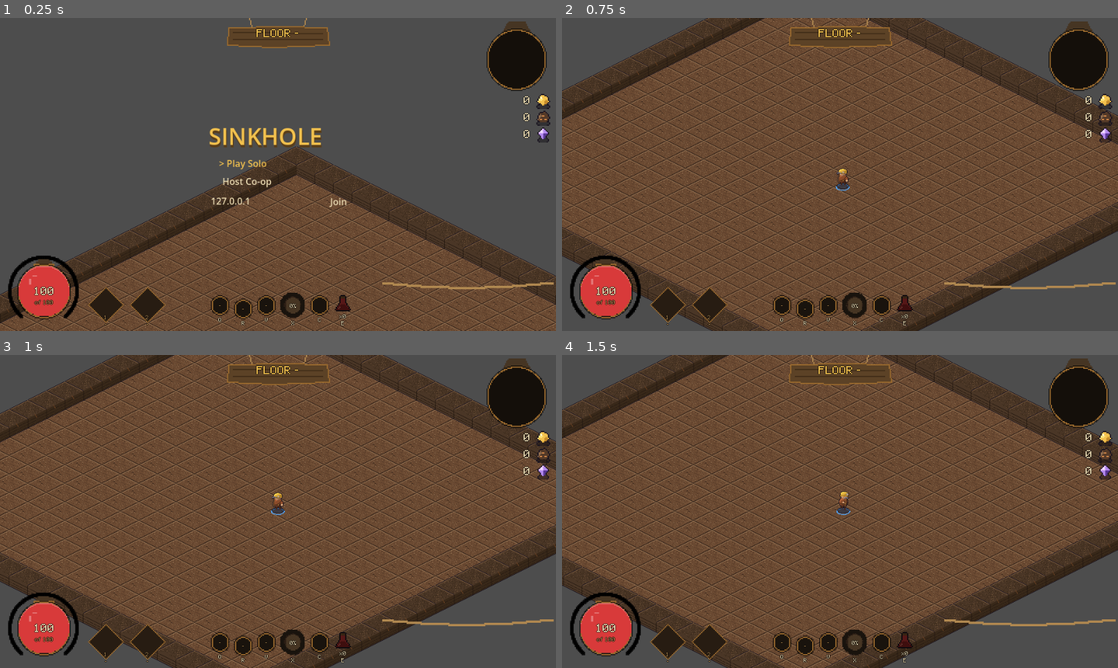
Above: before the commit, frames 1-4 (two rows, left to right).
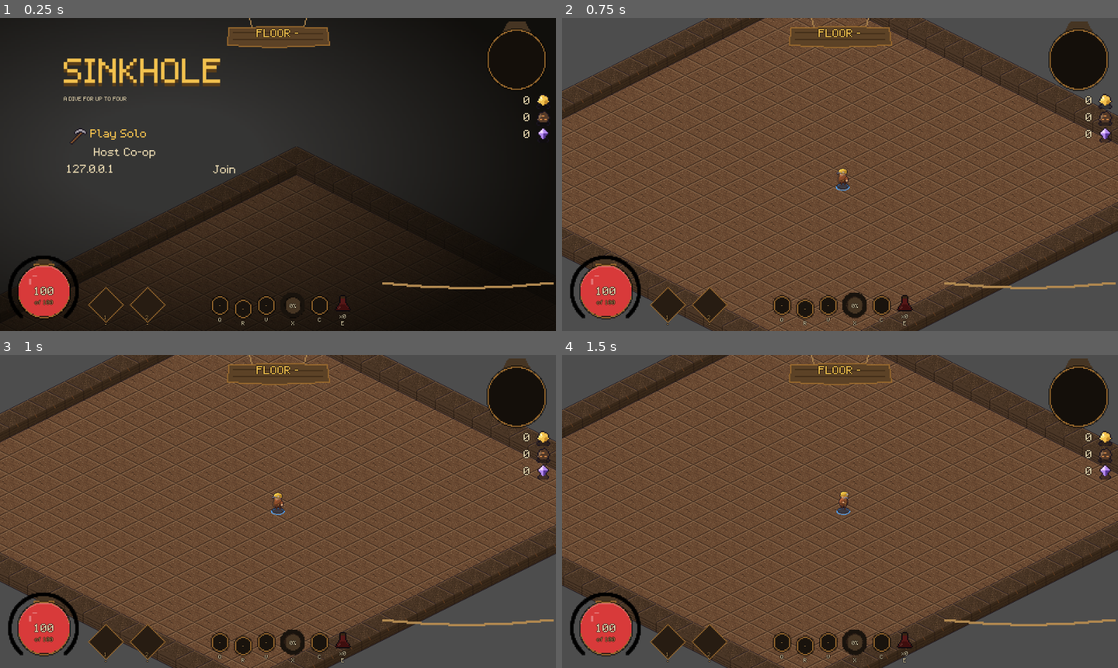
Above: after the commit, the same moments.

Repository: dsdocai-ops/terra-project
Game: Godot game, scene res://scenes/main/main.tscn
Same seed, same stepped clock (60 frames per second), same inputs: the game is played once before the commit and once after it.
Inputs (mouse positions are in pixels of both pictures, inside the frame that each line leads up to):
- Up to frame 1 (0.25 s): no input
- Up to frame 2 (0.75 s): click "> Play Solo" (after the commit: "Play Solo") at 0.5 s
- Up to frame 3 (1 s): no input
- Up to frame 4 (1.5 s): tap Enter (ui_accept) at 1.25 s; move the mouse to (962, 495) at 1.27 s; hold D (move_right) from 1.28 s (still down); tap Q (ability_1) at 1.35 s; click (962, 495) at 1.42 s

The runs differ from the first frame. In frame 1, 90% of the frame differs, in the area x 0-100%, y 0-100%; in frame 2, nothing differs; in frame 3, nothing differs; in frame 4, nothing differs.

Commit message:
fix(ui-hud): give the main menu the project theme and the mockup's look
The menu sat outside the HUD, so it never received assets/ui/theme.tres and drew
in Godot's default smooth font. It now takes the theme (pixel font), left-aligned
carved text with the pickaxe pointer, a tagline and a radial vignette, and the
capture tool saves it as menu.png.

Co-Authored-By: Claude Sonnet 5.5 <noreply@anthropic.com>

Diff:
--- a/scenes/main/placeholder_menu.gd
+++ b/scenes/main/placeholder_menu.gd
@@ -1,18 +1,21 @@
 class_name PlaceholderMenu
 extends Control
 ## The main menu: Play Solo, Host, and Join with an IP field, drawn as carved
-## gold-and-parchment text on a gentle curve instead of boxed buttons.
-## Owned by foundation (look: ui-hud, Dev B). Sync: none.
-## Codex and Settings join the list in weeks 11 and 12.
+## gold-and-parchment text with a pickaxe pointing at the highlighted line, over a
+## dark vignette, in the UI pixel font. Owned by foundation (look: ui-hud, Dev B).
+## Sync: none. Codex and Settings join the list in weeks 11 and 12.
 
 signal solo_pressed()
 signal host_pressed()
 signal join_pressed(ip: String)
 
+const THEME_PATH := "res://assets/ui/theme.tres"
 const PARCHMENT := Color(0.910, 0.847, 0.690)
 const GOLD := Color(0.949, 0.757, 0.306)
-const TITLE_SIZE: int = 40
+const BRONZE_SHADOW := Color(0.35, 0.24, 0.1)
+const TITLE_SIZE: int = 48
 const ITEM_SIZE: int = 16
+const POINTER_SCALE: int = 2
 ## Left indent per row so the list bows out like the pit wall.
 const INDENTS: Array[int] = [0, 10, 16, 18]
 
@@ -22,11 +25,18 @@
 @onready var host_button: Button = %Host
 @onready var join_button: Button = %Join
 
+var _pointer: Texture2D
+
 
 func _ready() -> void:
+	# The menu lives outside the HUD, so it takes the project theme (and with it
+	# the pixel font) itself instead of falling back to Godot's default font.
+	theme = load(THEME_PATH) as Theme
 	solo_button.pressed.connect(func() -> void: solo_pressed.emit())
 	host_button.pressed.connect(func() -> void: host_pressed.emit())
 	join_button.pressed.connect(func() -> void: join_pressed.emit(ip_field.text.strip_edges()))
+	_pointer = _make_pointer()
+	_add_backdrop()
 	_style()
 	solo_button.grab_focus()
 
@@ -35,52 +45,111 @@
 	status_label.text = text
 
 
+## The pickaxe pointer at 2x, so its pixels match the 2px UI grid.
+func _make_pointer() -> Texture2D:
+	var source: Texture2D = UiPalette.icon("pointer")
+	if source == null:
+		return null
+	var image: Image = source.get_image()
+	image.resize(image.get_width() * POINTER_SCALE, image.get_height() * POINTER_SCALE, Image.INTERPOLATE_NEAREST)
+	return ImageTexture.create_from_image(image)
+
+
+## A radial darkening behind the text, so the title reads over any floor.
+func _add_backdrop() -> void:
+	var gradient := Gradient.new()
+	gradient.colors = PackedColorArray([Color(0.04, 0.03, 0.02, 0.35), Color(0.04, 0.03, 0.02, 0.9)])
+	gradient.offsets = PackedFloat32Array([0.25, 1.0])
+	var texture := GradientTexture2D.new()
+	texture.gradient = gradient
+	texture.fill = GradientTexture2D.FILL_RADIAL
+	texture.fill_from = Vector2(0.3, 0.45)
+	texture.fill_to = Vector2(1.0, 0.45)
+	texture.width = 256
+	texture.height = 144
+	var backdrop := TextureRect.new()
+	backdrop.texture = texture
+	backdrop.stretch_mode = TextureRect.STRETCH_SCALE
+	backdrop.mouse_filter = Control.MOUSE_FILTER_IGNORE
+	backdrop.set_anchors_and_offsets_preset(Control.PRESET_FULL_RECT)
+	add_child(backdrop)
+	move_child(backdrop, 0)
+
+
 func _style() -> void:
+	var margin := $Center as MarginContainer
+	margin.mouse_filter = Control.MOUSE_FILTER_IGNORE
 	var panel := $Center/Panel as PanelContainer
 	panel.add_theme_stylebox_override("panel", StyleBoxEmpty.new())
+	panel.size_flags_horizontal = Control.SIZE_SHRINK_BEGIN
+	panel.size_flags_vertical = Control.SIZE_SHRINK_BEGIN
+	var rows := $Center/Panel/Rows as VBoxContainer
+	rows.add_theme_constant_override("separation", 6)
 	var title := $Center/Panel/Rows/Title as Label
 	title.text = "SINKHOLE"
 	title.horizontal_alignment = HORIZONTAL_ALIGNMENT_LEFT
 	title.add_theme_font_size_override("font_size", TITLE_SIZE)
 	title.add_theme_color_override("font_color", GOLD)
-	title.add_theme_color_override("font_shadow_color", Color(0.35, 0.24, 0.1))
-	title.add_theme_constant_override("shadow_offset_y", 4)
-	title.rotation = deg_to_rad(-2.0)
-	title.pivot_offset = Vector2(0, 20)
+	title.add_theme_color_override("font_shadow_color", BRONZE_SHADOW)
+	title.add_theme_constant_override("shadow_offset_y", 6)
+	title.add_theme_constant_override("shadow_offset_x", 0)
+	var tagline := Label.new()
+	tagline.text = "A DIVE FOR UP TO FOUR"
+	tagline.add_theme_color_override("font_color", PARCHMENT)
+	tagline.add_theme_constant_override("line_spacing", 0)
+	rows.add_child(tagline)
+	rows.move_child(tagline, title.get_index() + 1)
+	var spacer := Control.new()
+	spacer.custom_minimum_size = Vector2(0, 28)
+	rows.add_child(spacer)
+	rows.move_child(spacer, tagline.get_index() + 1)
 	var buttons: Array[Button] = [solo_button, host_button, join_button]
 	for index: int in buttons.size():
 		_carve(buttons[index], INDENTS[index + 1])
 	status_label.add_theme_color_override("font_color", Color(0.85, 0.35, 0.3))
+	status_label.horizontal_alignment = HORIZONTAL_ALIGNMENT_LEFT
 	ip_field.flat = true
 	ip_field.add_theme_color_override("font_color", PARCHMENT)
-	ip_field.add_theme_font_size_override("font_size", 16)
+	ip_field.add_theme_font_size_override("font_size", ITEM_SIZE)
 	ip_field.add_theme_stylebox_override("normal", _underline())
 	ip_field.add_theme_stylebox_override("focus", _underline(GOLD))
+	ip_field.custom_minimum_size = Vector2(200, 0)
 
 
-## Turns a Button into carved text: no box, left aligned, gold when highlighted.
+## Turns a Button into carved text: no box, left aligned, gold when highlighted,
+## with the pickaxe pointer in the gutter on the highlighted line.
 func _carve(button: Button, indent: int) -> void:
 	var empty := StyleBoxEmpty.new()
-	empty.content_margin_left = float(indent) + 8.0
+	empty.content_margin_left = float(indent) + 36.0
 	for state: String in ["normal", "hover", "pressed", "focus", "disabled"]:
 		button.add_theme_stylebox_override(state, empty)
 	button.alignment = HORIZONTAL_ALIGNMENT_LEFT
+	button.icon_alignment = HORIZONTAL_ALIGNMENT_LEFT
+	button.add_theme_constant_override("h_separation", 6)
 	button.add_theme_font_size_override("font_size", ITEM_SIZE)
 	button.add_theme_color_override("font_color", PARCHMENT)
 	button.add_theme_color_override("font_hover_color", GOLD)
 	button.add_theme_color_override("font_focus_color", GOLD)
 	button.add_theme_color_override("font_pressed_color", GOLD)
-	button.focus_entered.connect(_on_focus.bind(button))
-	button.focus_exited.connect(_on_unfocus.bind(button))
+	button.add_theme_color_override("icon_normal_color", Color.WHITE)
+	button.focus_entered.connect(_on_focus.bind(button, indent))
+	button.focus_exited.connect(_on_unfocus.bind(button, indent))
 	button.mouse_entered.connect(button.grab_focus)
 
 
-func _on_focus(button: Button) -> void:
-	button.text = "> " + button.text.trim_prefix("> ")
+## The pointer is the button's icon while it is focused; its margin shrinks by the
+## icon's width so the text does not shift.
+func _on_focus(button: Button, indent: int) -> void:
+	button.icon = _pointer
+	var margin: float = maxf(float(indent) + 36.0 - (_pointer.get_width() + 6.0 if _pointer != null else 0.0), 0.0)
+	for state: String in ["normal", "hover", "pressed", "focus", "disabled"]:
+		(button.get_theme_stylebox(state) as StyleBoxEmpty).content_margin_left = margin
 
 
-func _on_unfocus(button: Button) -> void:
-	button.text = button.text.trim_prefix("> ")
+func _on_unfocus(button: Button, indent: int) -> void:
+	button.icon = null
+	for state: String in ["normal", "hover", "pressed", "focus", "disabled"]:
+		(button.get_theme_stylebox(state) as StyleBoxEmpty).content_margin_left = float(indent) + 36.0
 
 
 func _underline(color: Color = Color(0.604, 0.416, 0.18)) -> StyleBoxFlat:
--- a/scenes/main/placeholder_menu.tscn
+++ b/scenes/main/placeholder_menu.tscn
@@ -11,13 +11,15 @@
 grow_vertical = 2
 script = ExtResource("1_menu")
 
-[node name="Center" type="CenterContainer" parent="."]
+[node name="Center" type="MarginContainer" parent="."]
 layout_mode = 1
 anchors_preset = 15
 anchor_right = 1.0
 anchor_bottom = 1.0
 grow_horizontal = 2
 grow_vertical = 2
+theme_override_constants/margin_left = 110
+theme_override_constants/margin_top = 70
 
 [node name="Panel" type="PanelContainer" parent="Center"]
 layout_mode = 2
--- a/tools/art/capture_ui.gd
+++ b/tools/art/capture_ui.gd
@@ -3,7 +3,7 @@
 ## review sheets). Needs a window (not --headless).
 ##   godot --path . --resolution 960x540 res://tools/art/capture_ui.tscn -- <out_dir>
 ## (a scene, not a -s script, so the autoloads exist when the HUD scripts compile)
-## Writes hud.png, choice.png, vote.png and pause.png into <out_dir>.
+## Writes hud.png, choice.png, vote.png, pause.png and menu.png into <out_dir>.
 
 const HUD_SCENE := "res://scenes/ui/hud.tscn"
 
@@ -100,6 +100,11 @@
 		_hud.set_paused_view(true)
 	elif _frames == 26:
 		_save("pause.png")
+		_hud.visible = false
+		var menu: Control = (load("res://scenes/main/placeholder_menu.tscn") as PackedScene).instantiate() as Control
+		get_tree().root.add_child(menu)
+	elif _frames == 34:
+		_save("menu.png")
 		get_tree().quit()
 
 
